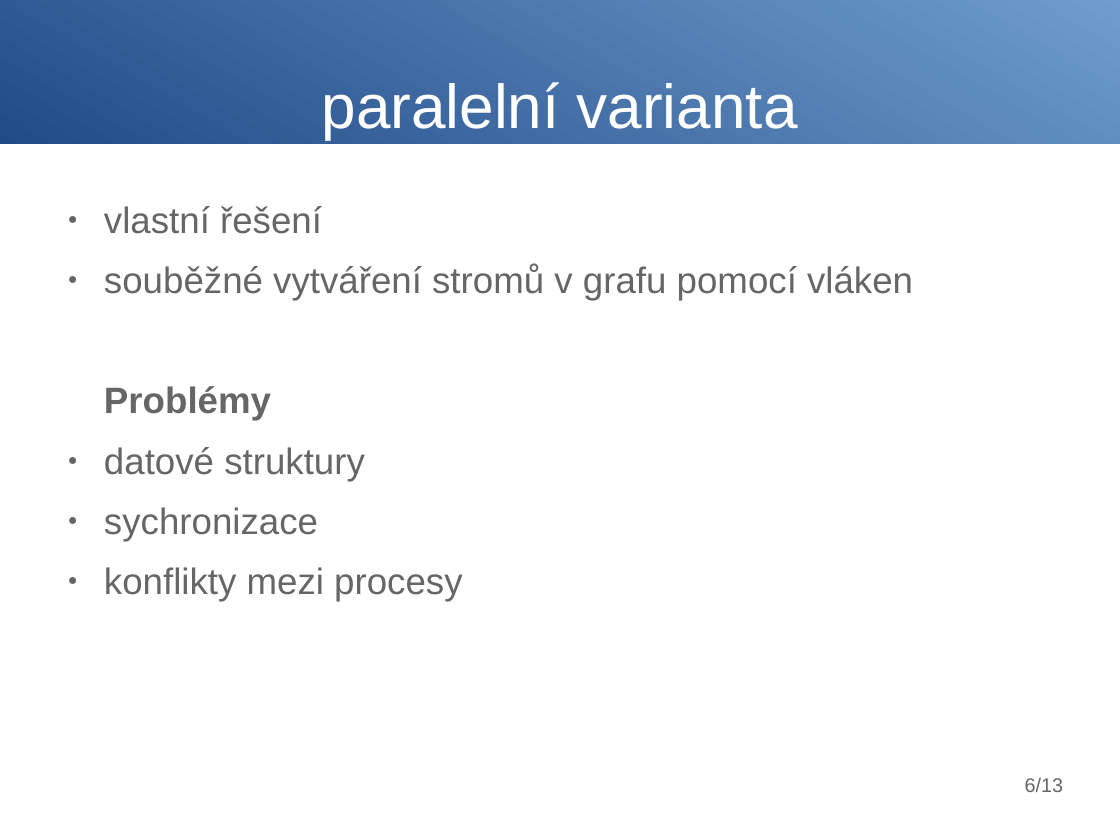
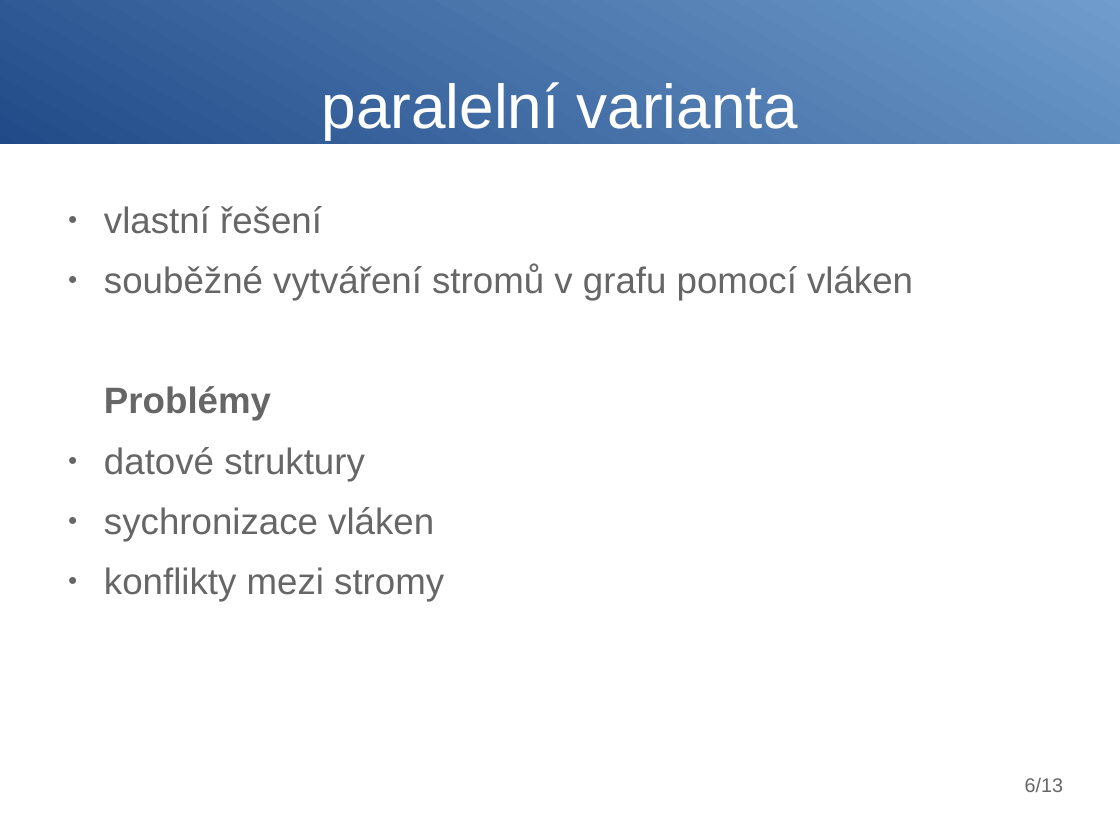
Before and after one commit to poncovka/parallel-egervary, a slide deck: slide 6 of presentation/presentation.odp. Drawn at 1120x840 pixels with LibreOffice and Linux fonts; fonts in the diff are those of the drawing. Boxes give left, top, right and bottom in pixels: in the first picture for what was removed or moved away, otherwise in the second. Text is boxed around its words. In the diff, an @@ line names an element or a change of style, - is before the commit and + after.

Commit message:
Presentation: corrections

```diff
--- a/presentation/presentation.odp
+++ b/presentation/presentation.odp
@@ text at (104,507,444,602): text changed @@
-● sychronizace
-● konflikty mezi procesy
+● sychronizace vláken
+● konflikty mezi stromy
```
Also in this commit, not shown: 1 other file.
